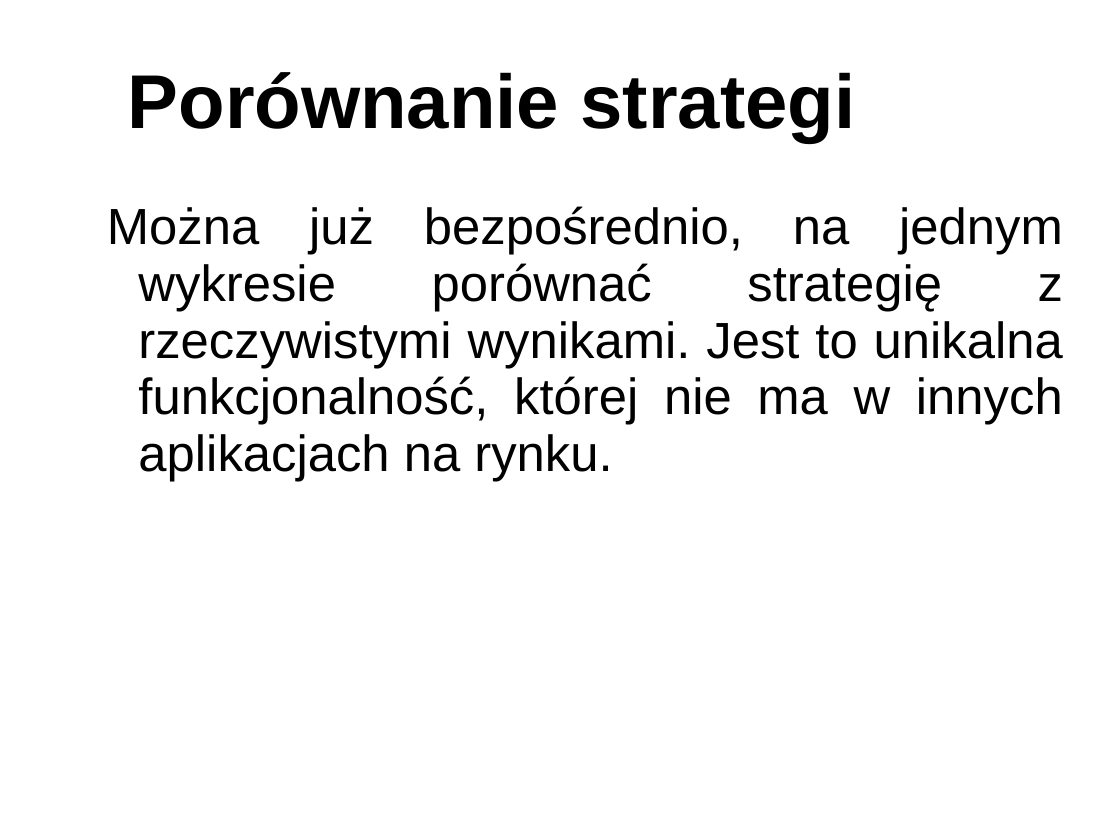
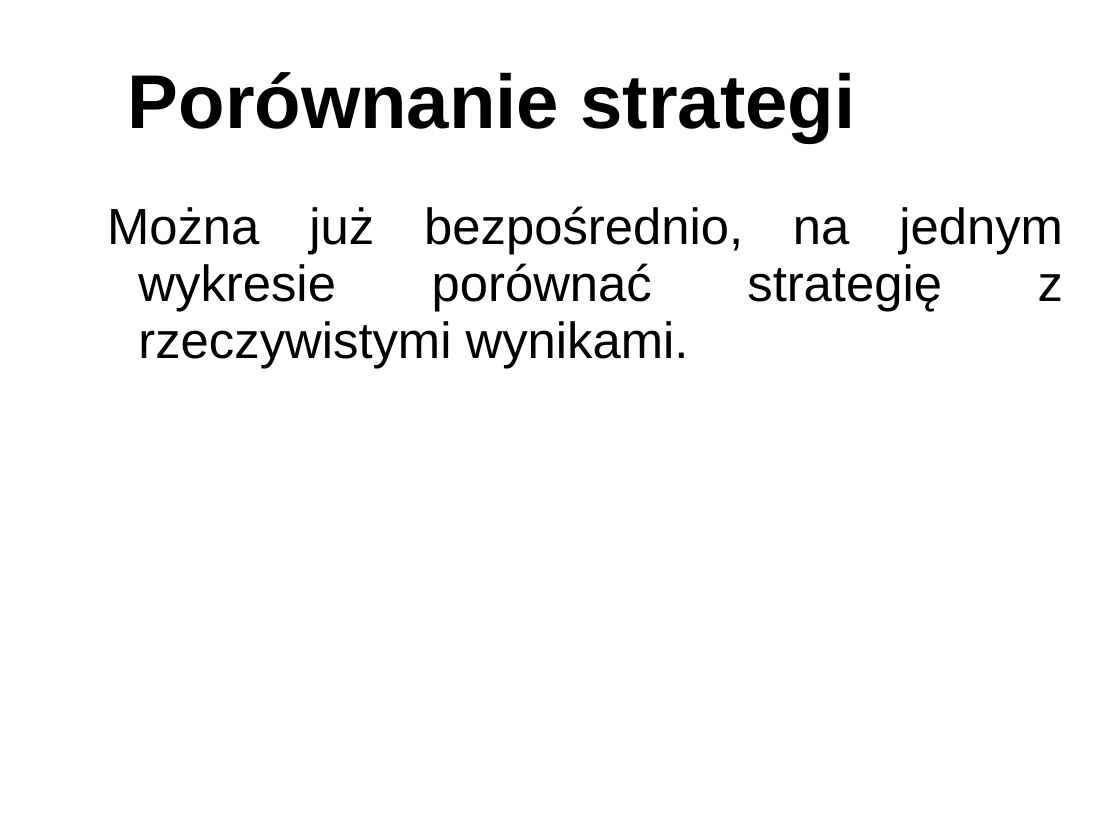
Before and after one commit to NaczelnyRachmistrz/StockRogue, a slide deck: slide 15 of prezentacja/stock_rogue.ppt (slide 13 before the commit). Drawn at 1120x840 pixels with LibreOffice and Linux fonts; fonts in the diff are those of the drawing; background and template pictures are left out. Boxes give left, top, right and bottom in pixels: in the first picture for what was removed or moved away, otherwise in the second. Text is boxed around its words. In the diff, an @@ line names an element or a change of style, - is before the commit and + after.

```diff
--- a/prezentacja/stock_rogue.ppt
+++ b/prezentacja/stock_rogue.ppt
@@ text at [107,206,1063,368]: text changed @@
-  Można już bezpośrednio, na jednym wykresie porównać strategię z rzeczywistymi wynikami. Jest to unikalna funkcjonalność, której nie ma w innych aplikacjach na rynku.
+  Można już bezpośrednio, na jednym wykresie porównać strategię z rzeczywistymi wynikami.
```
Also in this commit, not shown: 3 slides added, 1 slide removed.
